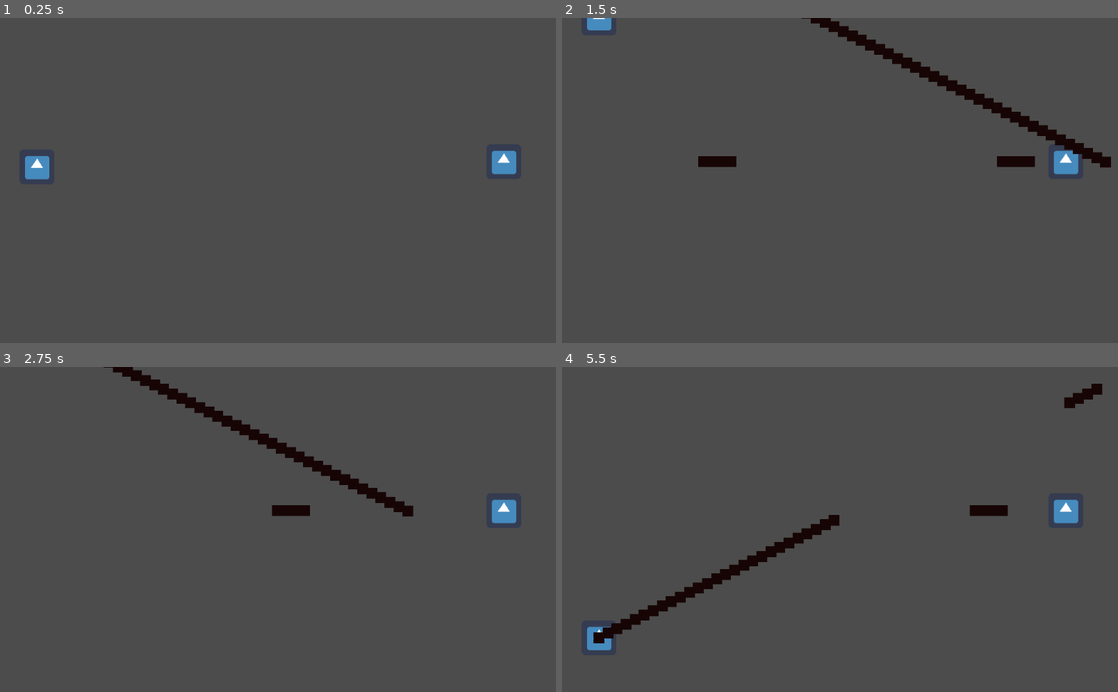
Above: before the commit, frames 1-4 (two rows, left to right).
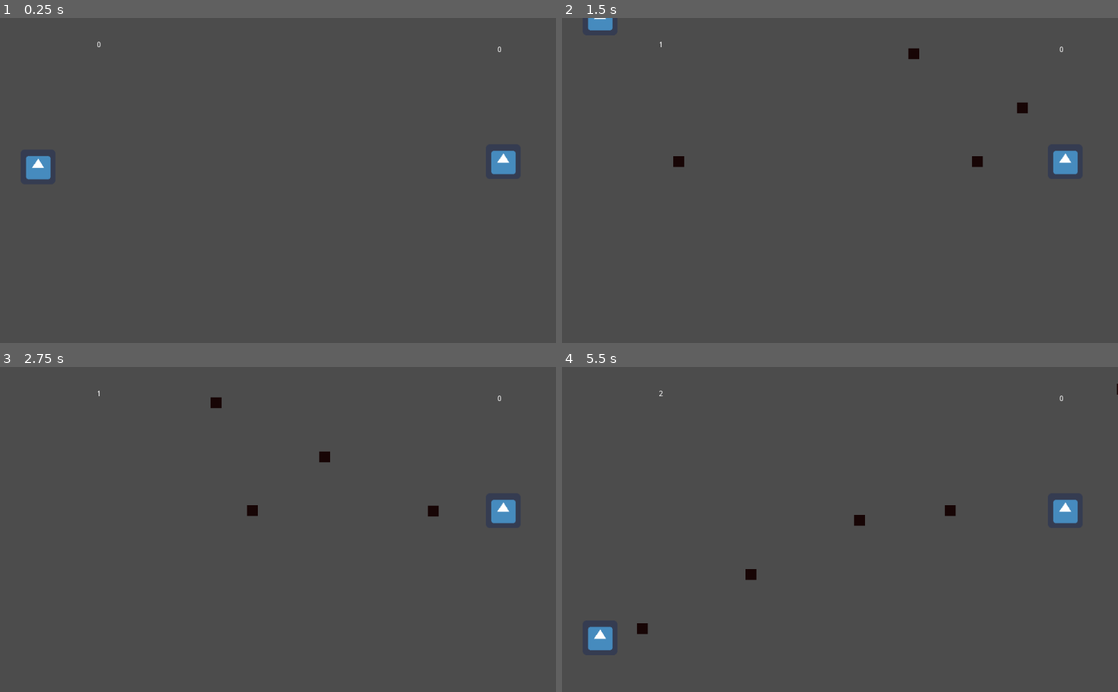
Above: after the commit, the same moments.

Repository: leotada/Shootout-Squares
Game: Godot game, scene res://Game.tscn
The game is run twice, just before and just after one commit, with the same random seed, the same clock (stepped at 60 frames per second) and the same inputs. The engine's default icon, where the game draws it, is replaced by a stand-in: a white triangle on a blue panel in a dark square.
Inputs:
- Up to frame 1 (0.25 s): no input
- Up to frame 2 (1.5 s): tap Enter at 0.5 s; hold W (player1_up) 0.53-1.28 s; hold Space (player1_fire) 0.53-1.28 s; tap Keypad 0 (player2_fire) at 0.8, 1.35 s; hold S (player1_down) from 1.28 s (still down)
- Up to frame 3 (2.75 s): tap Space (player1_fire) at 1.55 s; release S (player1_down) at 2.03 s; hold W (player1_up) from 2.03 s (still down); hold Space (player1_fire) from 2.03 s (still down); tap Keypad 0 (player2_fire) at 2.3 s
- Up to frame 4 (5.5 s): release Space (player1_fire) at 2.78 s; tap Down (player2_down) at 2.85 s; tap Space (player1_fire) at 3.05, 4.55 s; release W (player1_up) at 3.53 s; hold Keypad 0 (player2_fire) 3.53-4.28 s; hold S (player1_down) from 3.53 s (still down); tap Up (player2_up) at 4.35 s; hold Space (player1_fire) from 5.03 s (still down); tap Keypad 0 (player2_fire) at 5.3 s

The runs differ from the first frame. In frame 1, 0.1% of the frame differs, in the area x 4-93%, y 7-50%; in frame 2, 2.7%, in the area x 4-99%, y 0-49%; in frame 3, 2.5%; in frame 4, 2.4%.

Commit message:
Add bullet collision and count

Diff:
--- a/Bullet.tscn
+++ b/Bullet.tscn
@@ -8,7 +8,7 @@
 custom_solver_bias = 0.0
 extents = Vector2( 5, 5 )
 
-[node name="Area2D" type="Area2D" index="0"]
+[node name="Bullet" type="Area2D"]
 
 input_pickable = true
 gravity_vec = Vector2( 0, 1 )
@@ -27,3 +27,12 @@
 [node name="Sprite" type="Sprite" parent="." index="1"]
 
 texture = ExtResource( 2 )
+
+[node name="Timer" type="Timer" parent="." index="2"]
+
+process_mode = 1
+wait_time = 1.0
+one_shot = true
+autostart = false
+
+[connection signal="body_entered" from="." to="." method="_on_Bullet_body_entered"]
--- a/Game.tscn
+++ b/Game.tscn
@@ -1,32 +1,37 @@
-[gd_scene load_steps=3 format=2]
+[gd_scene load_steps=4 format=2]
 
 [ext_resource path="res://Scripts/Game.gd" type="Script" id=1]
 [ext_resource path="res://Player.tscn" type="PackedScene" id=2]
+[ext_resource path="res://HUD.tscn" type="PackedScene" id=3]
 
-[node name="Game" type="Node" index="0"]
+[node name="Game" type="Node"]
 
 script = ExtResource( 1 )
 
 [node name="Player" parent="." index="0" instance=ExtResource( 2 )]
 
-position = Vector2( 68.0187, 274.796 )
+position = Vector2( 70.0187, 274.796 )
 _sections_unfolded = [ "Transform" ]
+player_name = "Player1"
 
 [node name="Player2" parent="." index="1" instance=ExtResource( 2 )]
 
-position = Vector2( 927.775, 265.273 )
+position = Vector2( 926.775, 265.273 )
 _sections_unfolded = [ "Transform" ]
+player_name = "Player2"
 
 [node name="TimerP1" type="Timer" parent="." index="2"]
 
 process_mode = 1
-wait_time = 1.0
-one_shot = false
+wait_time = 0.2
+one_shot = true
 autostart = false
 
 [node name="TimerP2" type="Timer" parent="." index="3"]
 
 process_mode = 1
-wait_time = 1.0
-one_shot = false
+wait_time = 0.2
+one_shot = true
 autostart = false
+
+[node name="HUD" parent="." index="4" instance=ExtResource( 3 )]
--- /dev/null
+++ b/HUD.tscn
@@ -0,0 +1,58 @@
+[gd_scene format=2]
+
+[node name="HUD" type="Control"]
+
+anchor_left = 0.0
+anchor_top = 0.0
+anchor_right = 0.0
+anchor_bottom = 0.0
+margin_right = 40.0
+margin_bottom = 40.0
+rect_pivot_offset = Vector2( 0, 0 )
+rect_clip_content = false
+mouse_filter = 0
+mouse_default_cursor_shape = 0
+size_flags_horizontal = 1
+size_flags_vertical = 1
+
+[node name="Label" type="Label" parent="." index="0"]
+
+anchor_left = 0.0
+anchor_top = 0.0
+anchor_right = 0.0
+anchor_bottom = 0.0
+margin_left = 178.0
+margin_top = 43.0
+margin_right = 218.0
+margin_bottom = 57.0
+rect_pivot_offset = Vector2( 0, 0 )
+rect_clip_content = false
+mouse_filter = 2
+mouse_default_cursor_shape = 0
+size_flags_horizontal = 1
+size_flags_vertical = 4
+text = "0"
+percent_visible = 1.0
+lines_skipped = 0
+max_lines_visible = -1
+
+[node name="Label2" type="Label" parent="." index="1"]
+
+anchor_left = 0.0
+anchor_top = 0.0
+anchor_right = 0.0
+anchor_bottom = 0.0
+margin_left = 916.0
+margin_top = 52.0
+margin_right = 956.0
+margin_bottom = 66.0
+rect_pivot_offset = Vector2( 0, 0 )
+rect_clip_content = false
+mouse_filter = 2
+mouse_default_cursor_shape = 0
+size_flags_horizontal = 1
+size_flags_vertical = 4
+text = "0"
+percent_visible = 1.0
+lines_skipped = 0
+max_lines_visible = -1
--- a/Player.tscn
+++ b/Player.tscn
@@ -1,18 +1,22 @@
-[gd_scene load_steps=3 format=2]
+[gd_scene load_steps=4 format=2]
 
-[ext_resource path="res://icon.png" type="Texture" id=1]
+[ext_resource path="res://Scripts/Player.gd" type="Script" id=1]
+[ext_resource path="res://icon.png" type="Texture" id=2]
 
 [sub_resource type="RectangleShape2D" id=1]
 
 custom_solver_bias = 0.0
-extents = Vector2( 20, 20 )
+extents = Vector2( 25, 25 )
 
-[node name="Player" type="KinematicBody2D"]
+[node name="Player" type="KinematicBody2D" index="0"]
 
 input_pickable = false
 collision_layer = 1
 collision_mask = 1
 collision/safe_margin = 0.08
+script = ExtResource( 1 )
+_sections_unfolded = [ "Collision", "Pickable", "collision" ]
+player_name = "Player"
 
 [node name="CollisionShape2D" type="CollisionShape2D" parent="." index="0"]
 
--- a/Scripts/Bullet.gd
+++ b/Scripts/Bullet.gd
@@ -4,12 +4,19 @@
 export var speed = 1000
 
 func _ready():
-	# Called when the node is added to the scene for the first time.
-	# Initialization here
-	pass
+	$Timer.start()
 
 func _process(delta):
 	if direction == 0:
 		move_local_x(speed * delta)
 	else:
 		move_local_x(-speed * delta)
+	if $Timer.time_left <= 0 and not is_queued_for_deletion():
+		queue_free()  # self destroy
+
+func _on_Bullet_body_entered(body):
+	if "player_name" in body:
+		if body.player_name == "Player1":
+			get_tree().get_root().get_node("Game").player1_has_been_hit()
+		if body.player_name == "Player2":
+			get_tree().get_root().get_node("Game").player2_has_been_hit()
--- a/Scripts/Game.gd
+++ b/Scripts/Game.gd
@@ -3,6 +3,8 @@
 var p1 = null
 var p2 = null
 var speed = 500
+var p1_points = 0
+var p2_points = 0
 var bullet_scene = preload("res://Bullet.tscn")
 
 func _ready():
@@ -10,16 +12,12 @@
 	p2 = $Player2
 
 func _process(delta):
-	if Input.is_action_pressed("player1_fire"):
-		var bullet_node = bullet_scene.instance()
-		bullet_node.direction = 0
-		bullet_node.position = p1.position
-		add_child(bullet_node)
-	if Input.is_action_pressed("player2_fire"):
-		var bullet_node = bullet_scene.instance()
-		bullet_node.direction = 1
-		bullet_node.position = p2.position
-		add_child(bullet_node)
+	if Input.is_action_pressed("player1_fire") and $TimerP1.time_left == 0:
+		_spawn_bullet(0, p1.position + Vector2(45, 0))  # offset
+		$TimerP1.start()
+	if Input.is_action_pressed("player2_fire") and $TimerP2.time_left == 0:
+		_spawn_bullet(1, p2.position - Vector2(45, 0))  # offset
+		$TimerP2.start()
 
 func _physics_process(delta):
 	# Player 1
@@ -32,3 +30,17 @@
 		p2.move_and_slide(Vector2(0, speed))
 	elif Input.is_action_pressed("player2_up"):
 		p2.move_and_slide(Vector2(0, -speed))
+
+func _spawn_bullet(direction, position):
+	var bullet_node = bullet_scene.instance()
+	bullet_node.direction = direction
+	bullet_node.position = position
+	add_child(bullet_node)
+
+func player1_has_been_hit():
+	p2_points += 1
+	get_node("HUD/Label2").text = str(p2_points)
+
+func player2_has_been_hit():
+	p1_points += 1
+	get_node("HUD/Label").text = str(p1_points)
--- /dev/null
+++ b/Scripts/Player.gd
@@ -0,0 +1,6 @@
+extends KinematicBody2D
+
+export var player_name = "Player"
+
+func _ready():
+	pass
Not shown: 1 places in Player.tscn that only renumber resources
